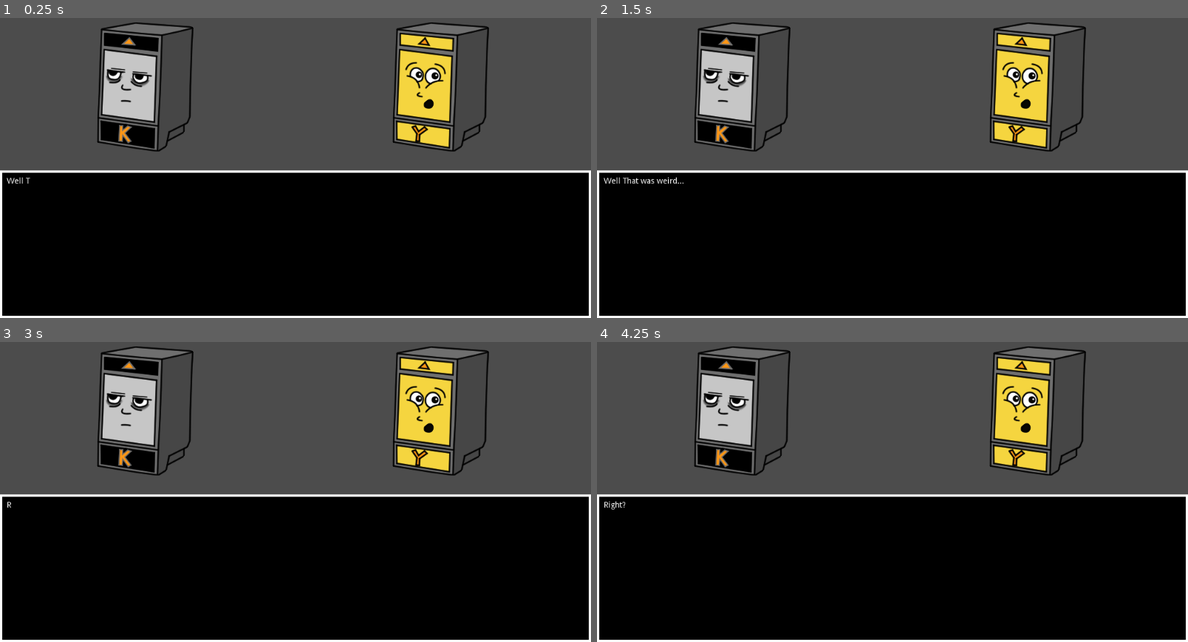
Above: before the commit, frames 1-4 (two rows, left to right).
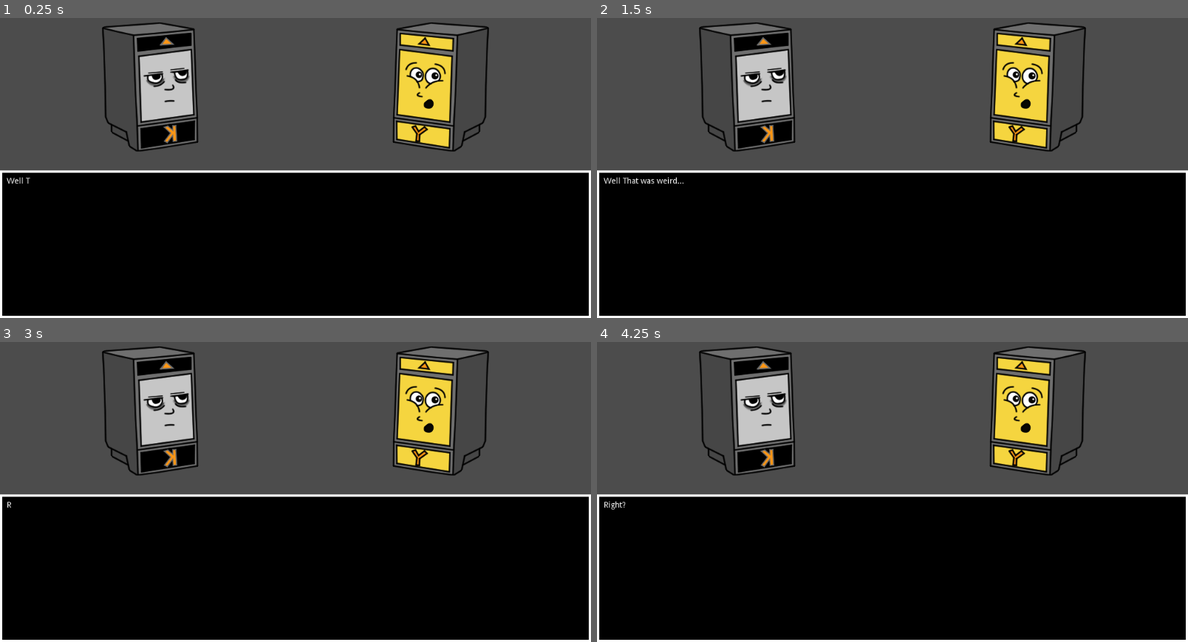
Above: after the commit, the same moments.

Repository: remmarcoux/prism
Game: Godot game, scene res://Dialog/StoryArcs/story_arc1_scene3.tscn
The game is run twice, just before and just after one commit, with the same random seed, the same clock (stepped at 60 frames per second) and the same inputs. This scene is started directly instead of the project's main scene.
Inputs (mouse positions are in pixels of both pictures, inside the frame that each line leads up to):
- Up to frame 1 (0.25 s): no input
- Up to frame 2 (1.5 s): tap Enter (ui_accept) at 0.5, 0.77, 1.25 s; move the mouse to (1022, 129) at 0.52 s; hold Right (ui_right) 0.53-1.28 s; click (1022, 129) at 0.67 s; move the mouse to (774, 162) at 1.27 s; hold Down (ui_down) from 1.28 s (still down)
- Up to frame 3 (3 s): tap Enter (ui_accept) at 1.52, 2, 2.75 s; move the mouse to (354, 393) at 2.02 s; release Down (ui_down) at 2.03 s; hold Right (ui_right) 2.03-2.78 s; move the mouse to (265, 537) at 2.77 s; hold Up (ui_up) from 2.78 s (still down); click (265, 537) at 2.92 s
- Up to frame 4 (4.25 s): tap Enter (ui_accept) at 3.02, 3.5, 3.77 s; move the mouse to (1069, 522) at 3.52 s; release Up (ui_up) at 3.53 s; hold Left (ui_left) from 3.53 s (still down)

The runs differ from the first frame. In frame 1, 5.2% of the frame differs, in the area x 16-34%, y 1-45%; in frame 2, 5.2%; in frame 3, 5.2%; in frame 4, 5.2%.

Commit message:
Left is now flipped

Diff:
--- a/Dialog/Conversation.tscn
+++ b/Dialog/Conversation.tscn
@@ -15,6 +15,7 @@
 
 [node name="Left" type="Sprite" parent="."]
 position = Vector2( 256, 192 )
+scale = Vector2( -1, 1 )
 
 [node name="Right" type="Sprite" parent="."]
 position = Vector2( 768, 192 )
